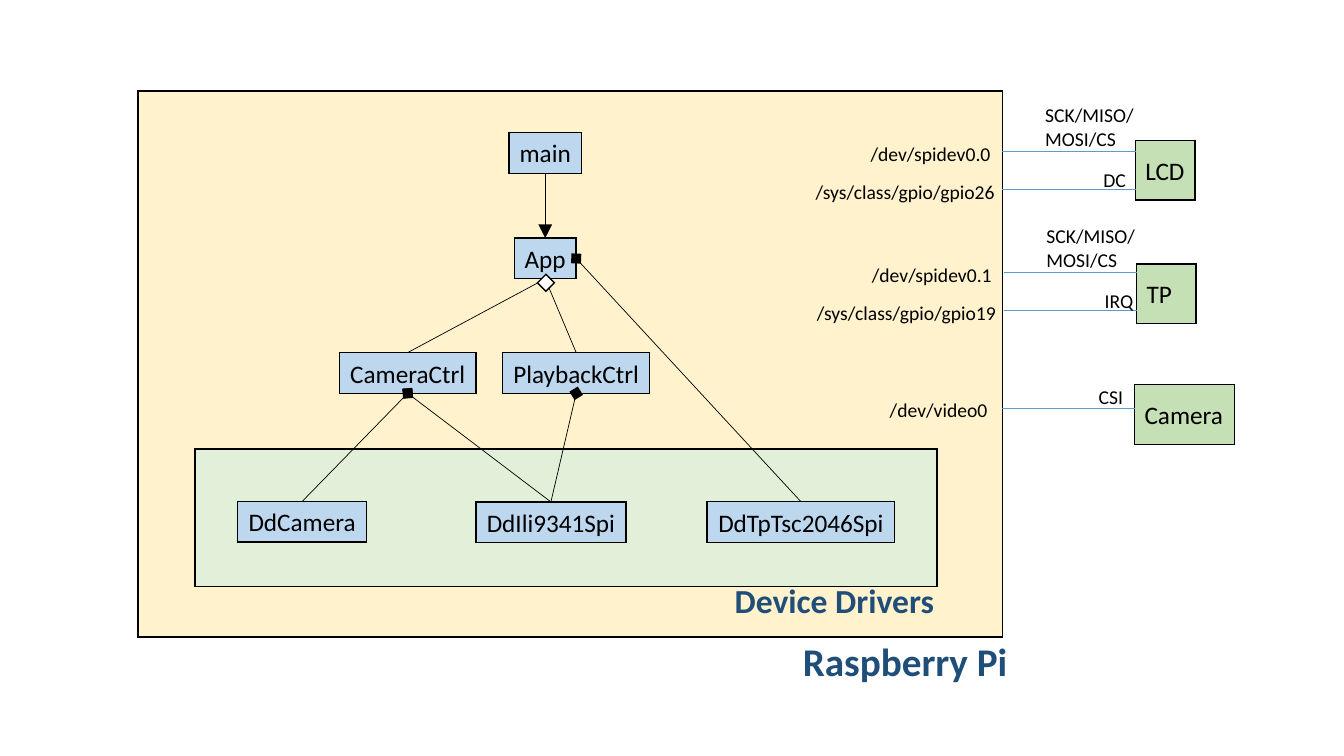
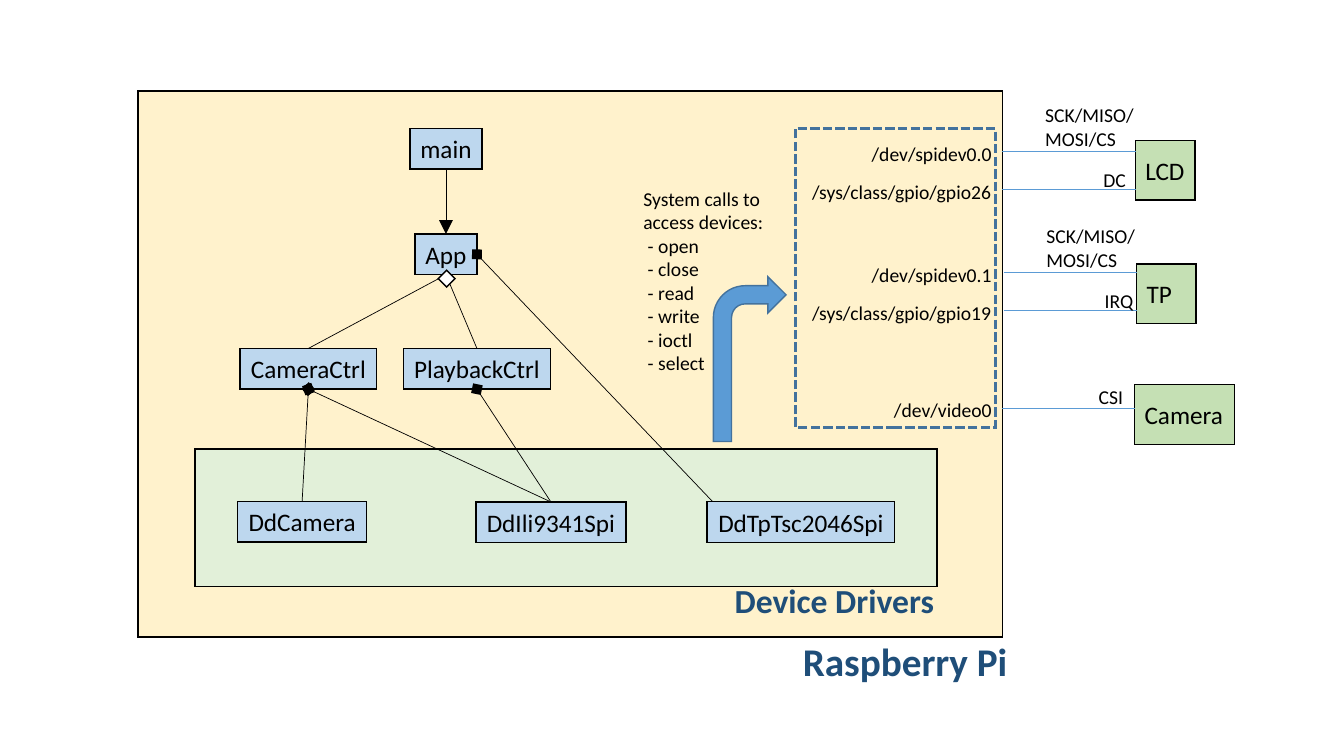
Before and after one commit to iwatake2222/DigitalCamera_RaspberryPi, a slide deck: slide 1 of 01_doc/DigitalCameraPi.pptx. Drawn at 1344x756 pixels with LibreOffice and Linux fonts; fonts in the diff are those of the drawing. Boxes give left, top, right and bottom in pixels: in the first picture for what was removed or moved away, otherwise in the second. Text is boxed around its words. In the diff, an @@ line names an element or a change of style, - is before the commit and + after.

```diff
--- a/01_doc/DigitalCameraPi.pptx
+++ b/01_doc/DigitalCameraPi.pptx
@@ rectangle added at (x1=796, y1=128, x2=996, y2=426), outline #43739E 2.25 pt dashed @@
@@ text "/sys/class/gpio/gpio26" moved from (x1=816, y1=185, x2=995, y2=203) to (x1=812, y1=185, x2=991, y2=203) @@
@@ text added at (x1=643, y1=192, x2=763, y2=370), 14 pt, text #000000 @@
+System calls to
+access devices:
+- open
+- close
+- read
+- write
+- ioctl
+- select
@@ arrow moved from (802, 502) - (577, 258) to (713, 502) - (477, 254) @@
@@ 4 rectangles, 2 lines, 1 diamond, 1 arrow moved together from (x1=340, y1=133, x2=650, y2=393) to (x1=240, y1=128, x2=551, y2=389) @@
@@ bent arrow added at (x1=714, y1=276, x2=786, y2=442), fill #5B9BD5, outline #43739E 1 pt @@
@@ text "/sys/class/gpio/gpio19" moved from (x1=817, y1=306, x2=996, y2=324) to (x1=812, y1=306, x2=991, y2=324) @@
@@ arrow moved from (302, 502) - (407, 393) to (302, 502) - (309, 389) @@
@@ arrow moved from (552, 502) - (407, 393) to (552, 502) - (309, 389) @@
@@ arrow moved from (552, 502) - (577, 393) to (552, 502) - (477, 389) @@
@@ text "/dev/video0" moved from (x1=890, y1=403, x2=988, y2=418) to (x1=894, y1=403, x2=992, y2=418) @@
```
Also in this commit, not shown: 3 other files.
